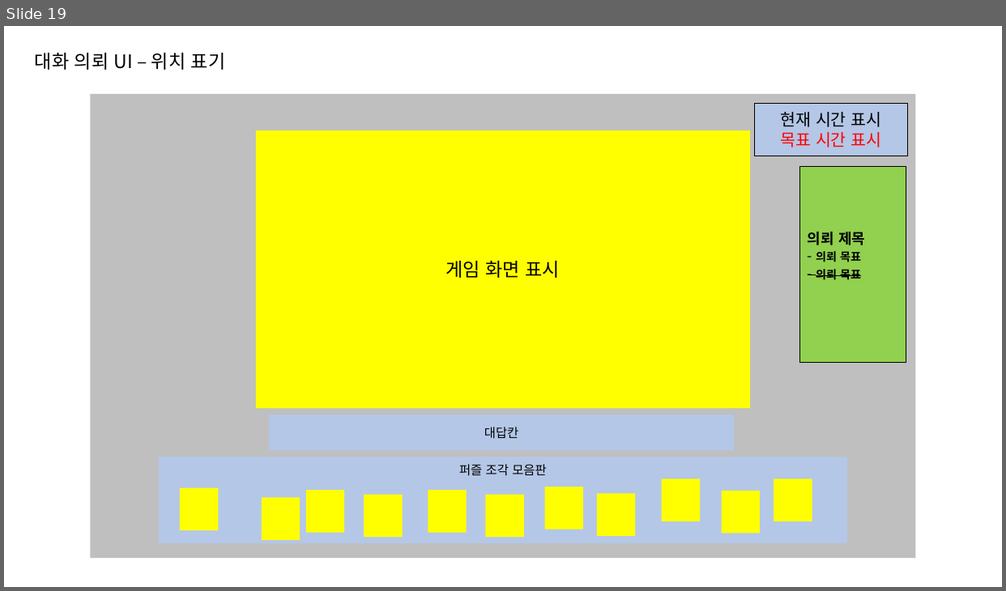
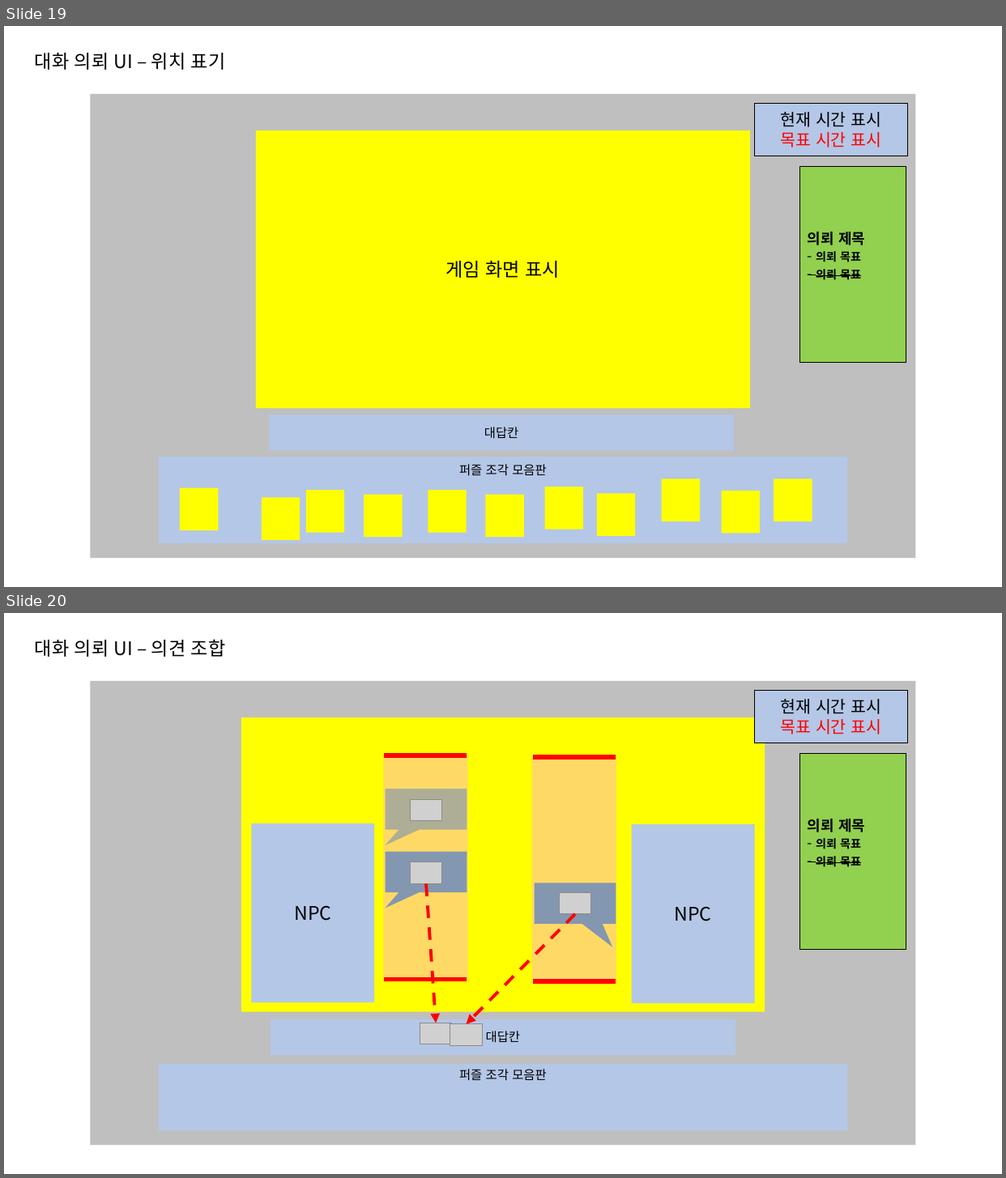
Before and after one commit to go4521304/Backyeah, a slide deck: document/UI기획서초안_ver1.1.pptx. Shown one above the other, each under a label of ours: slide 19 before the commit, slides 19 and 20 after it. The pictures are 1006x591 and 1006x1178 pixels, drawn with LibreOffice and Linux fonts; fonts in the diff are those of the drawing; grey boxes stand for pictures. Boxes give left, top, right and bottom in pixels: in the first picture for what was removed or moved away, otherwise in the second. Text is boxed around its words. In the diff, an @@ line names an element or a change of style, - is before the commit and + after.

```diff
--- a/document/UI기획서초안_ver1.1.pptx
+++ b/document/UI기획서초안_ver1.1.pptx
@@ slide 20 added at (x1=4, y1=613, x2=1002, y2=1174), background #FFFFFF @@
@@ text added at (x1=35, y1=639, x2=226, y2=657), 18 pt, text #000000 @@
+대화 의뢰 UI – 의견 조합
@@ rectangle added at (x1=90, y1=681, x2=916, y2=1145), fill #BFBFBF @@
@@ rectangle added at (x1=755, y1=691, x2=908, y2=743), fill #B4C7E7, outline #000000 1 pt, 16 pt, text #000000 @@
+현재 시간 표시
+목표 시간 표시
@@ rectangle added at (x1=241, y1=717, x2=765, y2=1012), fill #FFFF00 @@
@@ rectangle added at (x1=384, y1=756, x2=468, y2=980), fill #FFD966 @@
@@ line added from (385, 756) to (467, 756), #FF0000 4.5 pt @@
@@ rectangle added at (x1=532, y1=756, x2=616, y2=980), fill #FFD966 @@
@@ line added from (533, 757) to (616, 757), #FF0000 4.5 pt @@
@@ rectangle added at (x1=800, y1=754, x2=906, y2=949), fill #92D050, outline #000000 1 pt, 11 pt, text #000000, bold @@
+의뢰 제목
+- 의뢰 목표
+- 의뢰 목표
@@ speech box added at (x1=385, y1=789, x2=467, y2=830), fill #8497B0 at 65% opacity @@
@@ picture added at (x1=410, y1=799, x2=442, y2=821) @@
@@ rectangle added at (x1=252, y1=824, x2=374, y2=1003), fill #B4C7E7, 18 pt, text #000000 @@
+NPC
@@ rectangle added at (x1=632, y1=824, x2=754, y2=1003), fill #B4C7E7, 18 pt, text #000000 @@
+NPC
@@ speech box added at (x1=385, y1=852, x2=467, y2=893), fill #8497B0 @@
@@ picture added at (x1=410, y1=862, x2=442, y2=884) @@
@@ arrow added from (426, 884) to (436, 1023), #FF0000 3 pt dashed @@
@@ speech box added at (x1=535, y1=884, x2=616, y2=924), fill #8497B0 @@
@@ picture added at (x1=560, y1=893, x2=592, y2=914) @@
@@ arrow added from (575, 914) to (467, 1024), #FF0000 3 pt dashed @@
@@ line added from (385, 980) to (467, 980), #FF0000 4.5 pt @@
@@ line added from (533, 982) to (616, 982), #FF0000 4.5 pt @@
@@ rectangle added at (x1=270, y1=1020, x2=735, y2=1055), fill #B4C7E7, 12 pt, text #000000 @@
+대답칸
@@ picture added at (x1=420, y1=1023, x2=452, y2=1045) @@
@@ picture added at (x1=450, y1=1024, x2=483, y2=1046) @@
@@ rectangle added at (x1=159, y1=1064, x2=848, y2=1131), fill #B4C7E7, 12 pt, text #000000 @@
+퍼즐 조각 모음판
```
Also in this commit, not shown: 1 other slide added, 1 other file.
